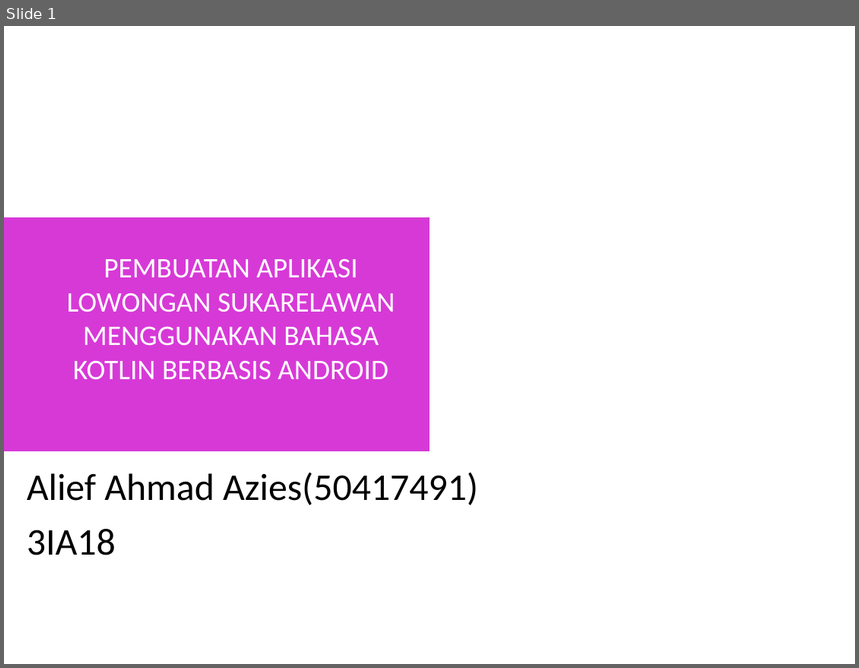
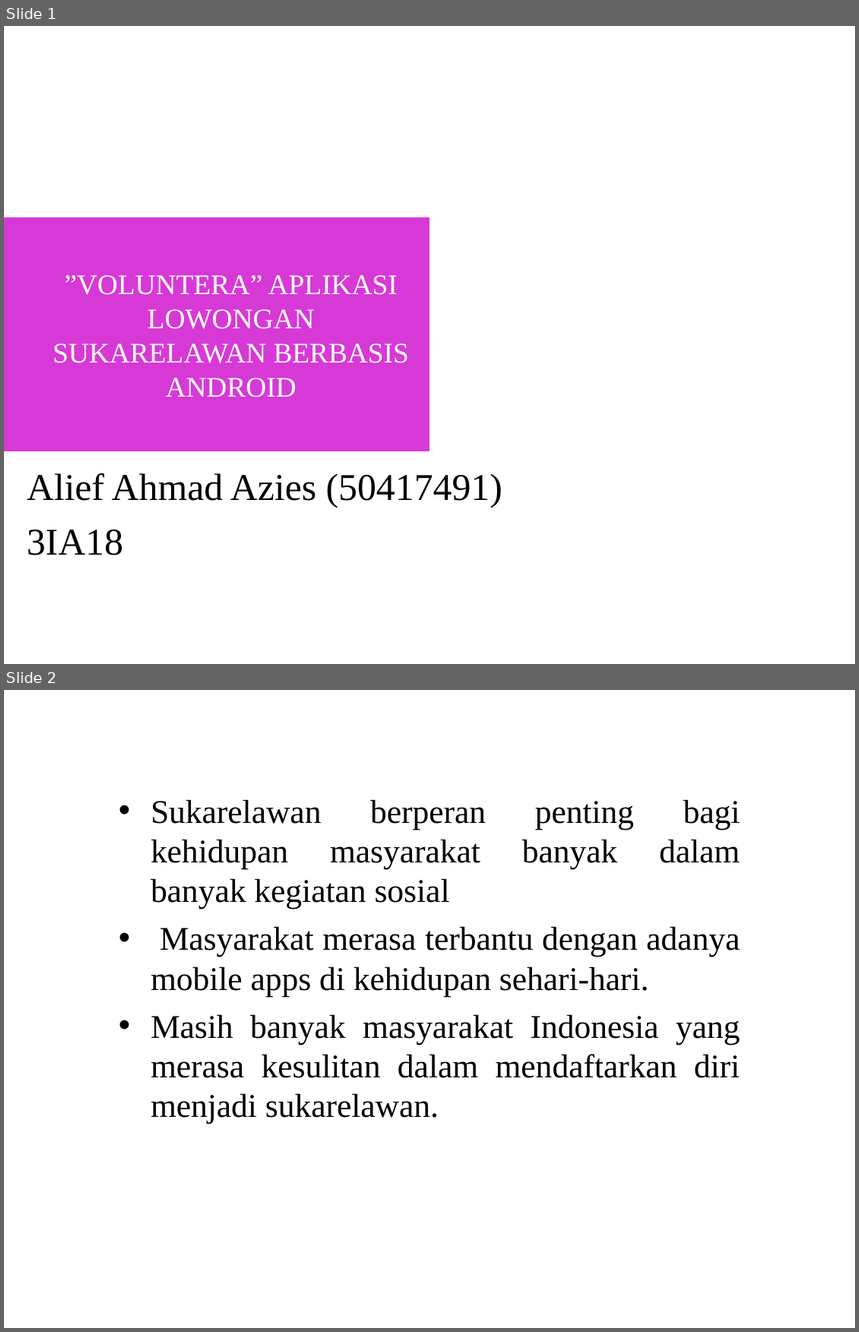
Before and after one commit to Alahaz/Penulisan-Ilmiah, a slide deck: Lain-lain/10106195_Slide_Presentasi.ppt. Shown one above the other, each under a label of ours: slide 1 before the commit, slides 1 and 2 after it. The pictures are 859x668 and 859x1332 pixels, drawn with LibreOffice and Linux fonts; fonts in the diff are those of the drawing; background and template pictures are left out. Boxes give left, top, right and bottom in pixels: in the first picture for what was removed or moved away, otherwise in the second. Text is boxed around its words. In the diff, an @@ line names an element or a change of style, - is before the commit and + after.

```diff
--- a/Lain-lain/10106195_Slide_Presentasi.ppt
+++ b/Lain-lain/10106195_Slide_Presentasi.ppt
@@ slide 2 added at (x1=4, y1=690, x2=855, y2=1328), background #FFFFFF @@
@@ title added at (x1=4, y1=690, x2=636, y2=761), 32 pt, text #FFFFFF @@
+LATAR BELAKANG
@@ text added at (x1=151, y1=799, x2=740, y2=1124), 28 pt, text #000000 @@
+• Sukarelawan berperan penting bagi kehidupan masyarakat banyak dalam banyak kegiatan sosial
+• Masyarakat merasa terbantu dengan adanya mobile apps di kehidupan sehari-hari.
+• Masih banyak masyarakat Indonesia yang merasa kesulitan dalam mendaftarkan diri menjadi sukarelawan.
@@ slide 1 changed as well @@
@@ title at (x1=53, y1=275, x2=409, y2=398): text changed; font Calibri to Times New Roman @@
-PEMBUATAN APLIKASI LOWONGAN SUKARELAWAN MENGGUNAKAN BAHASA KOTLIN BERBASIS ANDROID
+”VOLUNTERA” APLIKASI LOWONGAN SUKARELAWAN BERBASIS ANDROID
@@ subtitle at (x1=27, y1=474, x2=503, y2=508): text changed; font Calibri to Times New Roman @@
-Alief Ahmad Azies(50417491)
+Alief Ahmad Azies (50417491)
@@ subtitle at (x1=27, y1=530, x2=123, y2=556): font Calibri to Times New Roman in "3IA18" @@
```
Also in this commit, not shown: 4 other slides changed, 5 other slides added, 1 slide removed, 3 other files.
